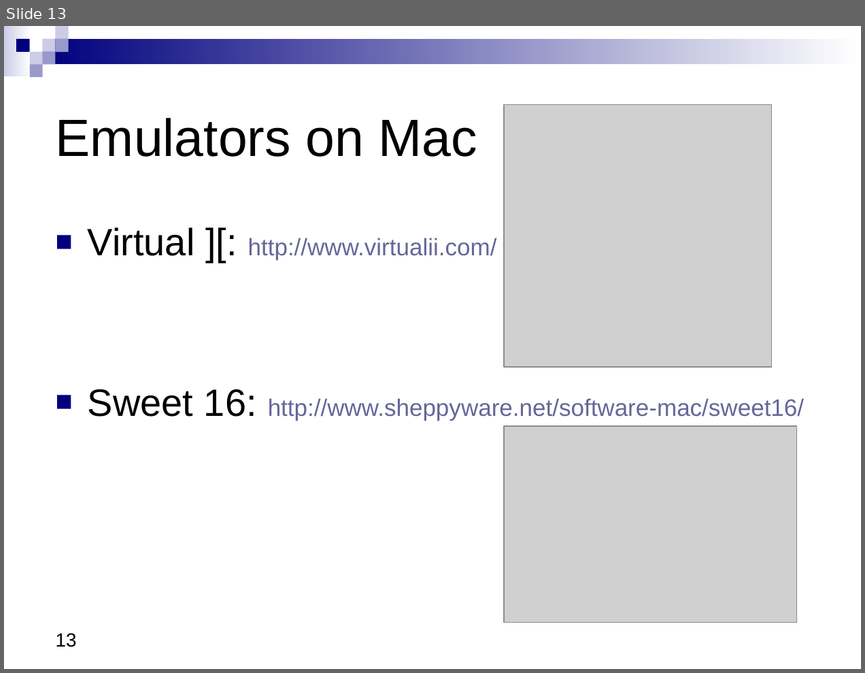
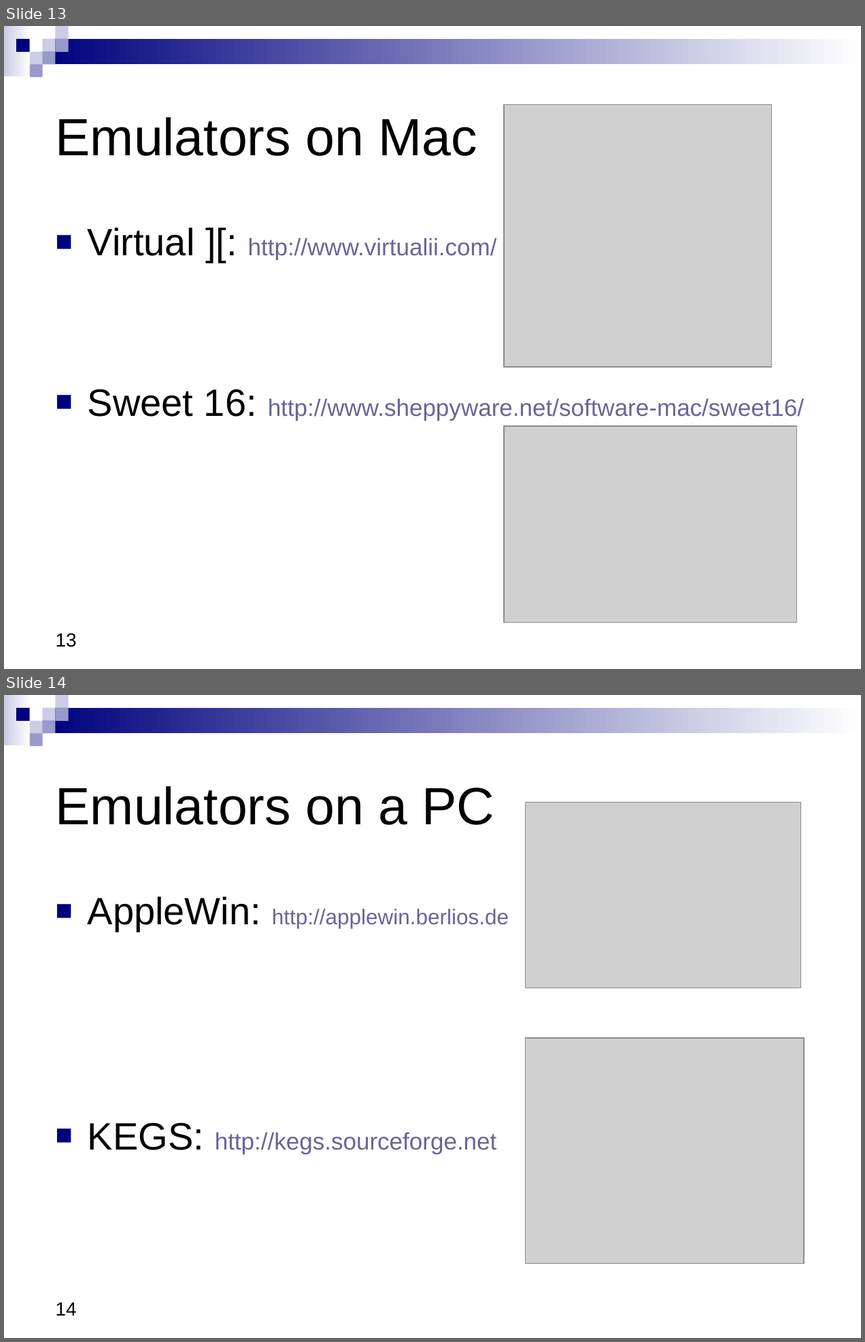
Before and after one commit to ADTPro/adtpro, a slide deck: doc/src/site/resources/ADTProIntro.odp. Shown one above the other, each under a label of ours: slide 13 before the commit, slides 13 and 14 after it. The pictures are 865x673 and 865x1342 pixels, drawn with LibreOffice and Linux fonts; fonts in the diff are those of the drawing; grey boxes stand for pictures. Boxes give left, top, right and bottom in pixels: in the first picture for what was removed or moved away, otherwise in the second. Text is boxed around its words. In the diff, an @@ line names an element or a change of style, - is before the commit and + after.

```diff
--- a/doc/src/site/resources/ADTProIntro.odp
+++ b/doc/src/site/resources/ADTProIntro.odp
@@ slide 14 added at (4,695,861,1338), background #FFFFFF; not listed: 9 template elements that a slide beside it also shows @@
@@ title added at (56,786,494,825), 44 pt, text #000000 @@
+Emulators on a PC
@@ picture added at (525,802,801,988) @@
@@ text added at (88,896,509,1154), 20 pt, text #666699 @@
+■ AppleWin: http://applewin.berlios.de
+■ KEGS: http://kegs.sourceforge.net
@@ picture added at (525,1038,804,1263) @@
@@ page number added at (56,1302,77,1315), 16 pt, text #000000 @@
+14
```
Also in this commit, not shown: 12 other slides changed, 1 other slide added, 1 slide removed, 1 other file.
